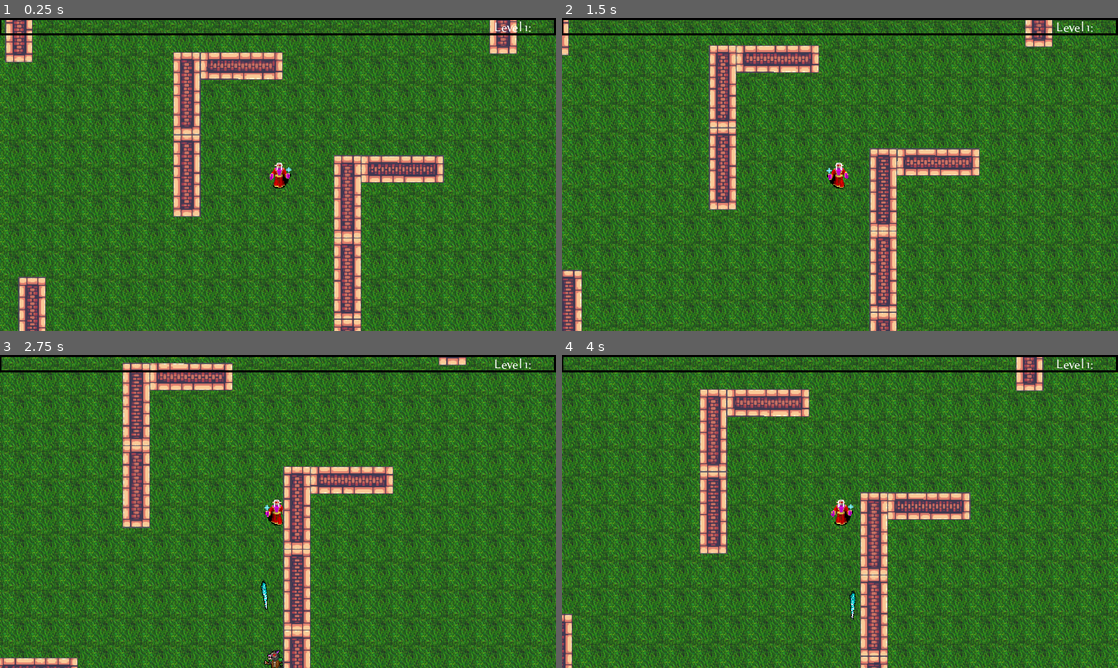
Above: before the commit, frames 1-4 (two rows, left to right).
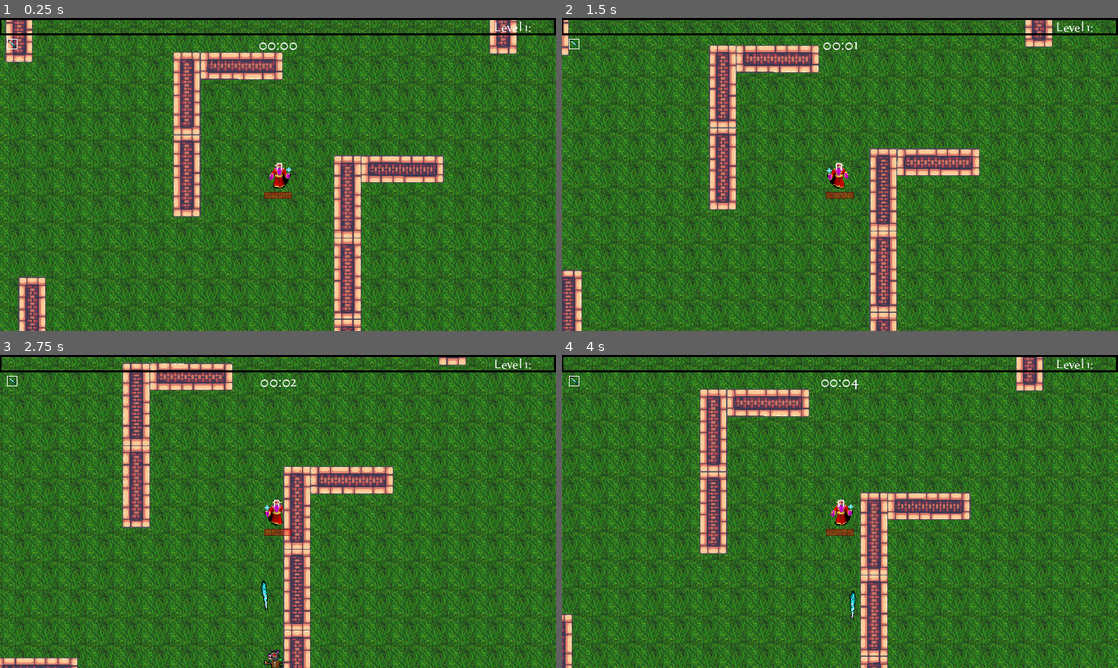
Above: after the commit, the same moments.

Repository: itsyeace/Shadows-of-Dusk
Game: Godot game, scene res://World/world.tscn
Two runs of this game, one before a commit and one after it. Both use one fixed random seed, a clock stepped at 60 frames per second and the inputs below. Sound files missing from this copy of the repository are replaced by a short silence.
Inputs (mouse positions are in pixels of both pictures, inside the frame that each line leads up to):
- Up to frame 1 (0.25 s): no input
- Up to frame 2 (1.5 s): tap Enter at 0.5 s; move the mouse to (962, 158) at 0.52 s; hold D (right) 0.53-1.28 s; click (962, 158) at 0.6 s; move the mouse to (728, 190) at 1.27 s; hold S (down) from 1.28 s (still down); click (728, 190) at 1.35 s
- Up to frame 3 (2.75 s): move the mouse to (333, 442) at 2.02 s; release S (down) at 2.03 s; hold D (right) from 2.03 s (still down); click (333, 442) at 2.1 s
- Up to frame 4 (4 s): move the mouse to (812, 574) at 2.77 s; release D (right) at 2.78 s; hold W (up) 2.78-3.53 s; click (812, 574) at 2.85 s; move the mouse to (1006, 558) at 3.52 s; hold A (left) from 3.53 s (still down); click (1006, 558) at 3.6 s

The runs differ from the first frame. In frame 1, 0.2% of the frame differs, in the area x 1-54%, y 6-58%; in frame 2, 0.2%; in frame 3, 0.2%; in frame 4, 0.2%.

Commit message:
Health Bar and Item GUI

Diff:
--- /dev/null
+++ b/Player/Gui/item_container.gd
@@ -0,0 +1,7 @@
+extends TextureRect
+
+
+var upgrade = null
+func _ready():
+	if upgrade != null:
+		$ItemTexture.texture = load(UpgradeDb.UPGRADES[upgrade]["icon"])
--- /dev/null
+++ b/Player/Gui/item_container.tscn
@@ -0,0 +1,16 @@
+[gd_scene load_steps=3 format=3 uid="uid://d0inpxvy5rr3s"]
+
+[ext_resource type="Texture2D" uid="uid://ejy0v3vdcu8b" path="res://Textures/GUI/EmptyItem.png" id="1_6ey4w"]
+[ext_resource type="Script" path="res://Player/Gui/item_container.gd" id="2_ymptd"]
+
+[node name="ItemContainer" type="TextureRect"]
+offset_right = 12.0
+offset_bottom = 12.0
+texture = ExtResource("1_6ey4w")
+script = ExtResource("2_ymptd")
+
+[node name="ItemTexture" type="TextureRect" parent="."]
+layout_mode = 0
+offset_right = 33.0
+offset_bottom = 33.0
+scale = Vector2(0.33, 0.33)
--- a/Player/player.gd
+++ b/Player/player.gd
@@ -4,6 +4,7 @@
 var hp = 100
 var maxhp = 100
 var last_movement = Vector2.UP
+var time = 0
 
 var experience = 0
 var experience_level = 1
@@ -59,6 +60,11 @@
 @onready var upgradeOptions = get_node("%UpgradeOptions")
 @onready var itemOptions = preload("res://Utility/item_option.tscn")
 @onready var sndLevelUp = get_node("%snd_levelup")
+@onready var healthBar = get_node("%HealthBar")
+@onready var lblTimer = get_node("%lblTimer")
+@onready var collectedWeapons = get_node("%CollectedWeapons")
+@onready var collectedUpgrades = get_node("%CollectedUpgrades")
+@onready var itemContainer = preload("res://Player/GUI/item_container.tscn")
 
 func _ready():
 	upgrade_character("icespear1")
@@ -104,8 +110,8 @@
 
 func _on_hurt_box_hurt(damage, _angle, _knockback):
 	hp -= clamp(damage-armor, 1.0, 999.0)
-	#healthBar.max_value = maxhp
-	#healthBar.value = hp
+	healthBar.max_value = maxhp
+	healthBar.value = hp
 	#if hp <= 0:
 		#death()
 
@@ -276,7 +282,7 @@
 		"food":
 			hp += 20
 			hp = clamp(hp,0,maxhp)
-	#adjust_gui_collection(upgrade)
+	adjust_gui_collection(upgrade)
 	attack()
 	var option_children = upgradeOptions.get_children()
 	for i in option_children:
@@ -312,3 +318,29 @@
 		return randomitem
 	else:
 		return null
+
+func change_time(argtime = 0):
+	time = argtime
+	var get_m = int(time/60.0)
+	var get_s = time % 60
+	if get_m < 10:
+		get_m = str(0,get_m)
+	if get_s < 10:
+		get_s = str(0,get_s)
+	lblTimer.text = str(get_m,":",get_s)
+
+func adjust_gui_collection(upgrade):
+	var get_upgraded_displayname = UpgradeDb.UPGRADES[upgrade]["displayname"]
+	var get_type = UpgradeDb.UPGRADES[upgrade]["type"]
+	if get_type != "item":
+		var get_collected_displaynames = []
+		for i in collected_upgrades:
+			get_collected_displaynames.append(UpgradeDb.UPGRADES[i]["displayname"])
+		if not get_upgraded_displayname in get_collected_displaynames:
+			var new_item = itemContainer.instantiate()
+			new_item.upgrade = upgrade
+			match get_type:
+				"weapon":
+					collectedWeapons.add_child(new_item)
+				"upgrade":
+					collectedUpgrades.add_child(new_item)
--- a/Player/player.tscn
+++ b/Player/player.tscn
@@ -7,6 +7,8 @@
 [ext_resource type="Texture2D" uid="uid://bdqgo7ddlxnes" path="res://Textures/GUI/exp_progress.png" id="5_aej0j"]
 [ext_resource type="FontFile" uid="uid://bvfd4hyqdlwdx" path="res://Font/tenderness.otf" id="6_3ulhh"]
 [ext_resource type="AudioStream" uid="uid://b7qtnh1jmdr8t" path="res://Audio/SoundEffect/levelup.ogg" id="7_p8cm1"]
+[ext_resource type="Texture2D" uid="uid://cfwabv7uhbjml" path="res://Textures/GUI/healthbar.png" id="8_3aro6"]
+[ext_resource type="Texture2D" uid="uid://dxswae7m8gkko" path="res://Textures/GUI/health.png" id="9_04opn"]
 
 [sub_resource type="CapsuleShape2D" id="CapsuleShape2D_b1tyv"]
 radius = 4.0
@@ -121,6 +123,18 @@
 horizontal_alignment = 1
 vertical_alignment = 2
 
+[node name="HealthBar" type="TextureProgressBar" parent="GUILayer/GUI"]
+unique_name_in_owner = true
+self_modulate = Color(1, 1, 1, 0.392157)
+layout_mode = 0
+offset_left = 304.0
+offset_top = 200.0
+offset_right = 336.0
+offset_bottom = 208.0
+value = 50.0
+texture_over = ExtResource("8_3aro6")
+texture_progress = ExtResource("9_04opn")
+
 [node name="LevelUP" type="Panel" parent="GUILayer/GUI"]
 unique_name_in_owner = true
 process_mode = 2
@@ -152,6 +166,37 @@
 unique_name_in_owner = true
 stream = ExtResource("7_p8cm1")
 volume_db = -10.0
+
+[node name="lblTimer" type="Label" parent="GUILayer/GUI"]
+unique_name_in_owner = true
+layout_mode = 0
+offset_left = 280.0
+offset_top = 20.0
+offset_right = 360.0
+offset_bottom = 43.0
+theme_override_fonts/font = ExtResource("6_3ulhh")
+theme_override_font_sizes/font_size = 20
+text = "00:00"
+horizontal_alignment = 1
+vertical_alignment = 1
+
+[node name="CollectedWeapons" type="GridContainer" parent="GUILayer/GUI"]
+unique_name_in_owner = true
+layout_mode = 0
+offset_left = 8.0
+offset_top = 24.0
+offset_right = 208.0
+offset_bottom = 40.0
+columns = 10
+
+[node name="CollectedUpgrades" type="GridContainer" parent="GUILayer/GUI"]
+unique_name_in_owner = true
+layout_mode = 0
+offset_left = 8.0
+offset_top = 40.0
+offset_right = 208.0
+offset_bottom = 56.0
+columns = 10
 
 [connection signal="hurt" from="HurtBox" to="." method="_on_hurt_box_hurt"]
 [connection signal="timeout" from="Attack/IceSpearTimer" to="." method="_on_ice_spear_timer_timeout"]
--- a/Utility/enemy_spawner.gd
+++ b/Utility/enemy_spawner.gd
@@ -6,6 +6,10 @@
 
 var time = 0
 
+signal changetime(time)
+
+func _ready():
+	connect("changetime",Callable(player,"change_time"))
 
 func _on_timer_timeout():
 	time +=1
@@ -23,6 +27,7 @@
 					enemy_spawn.global_position = get_random_position()
 					add_child(enemy_spawn)
 					counter +=1
+	emit_signal("changetime",time)
 
 func get_random_position():
 	var vpr = get_viewport_rect().size * randf_range(1.1,1.4)
Not shown: 1 places in Player/player.tscn that only renumber resources
